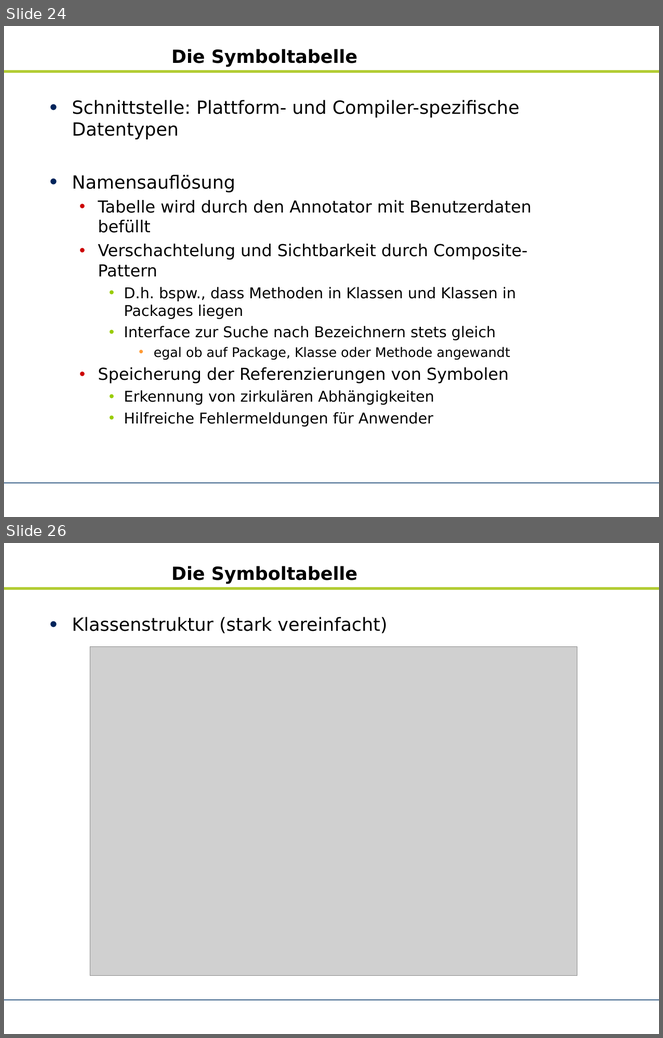
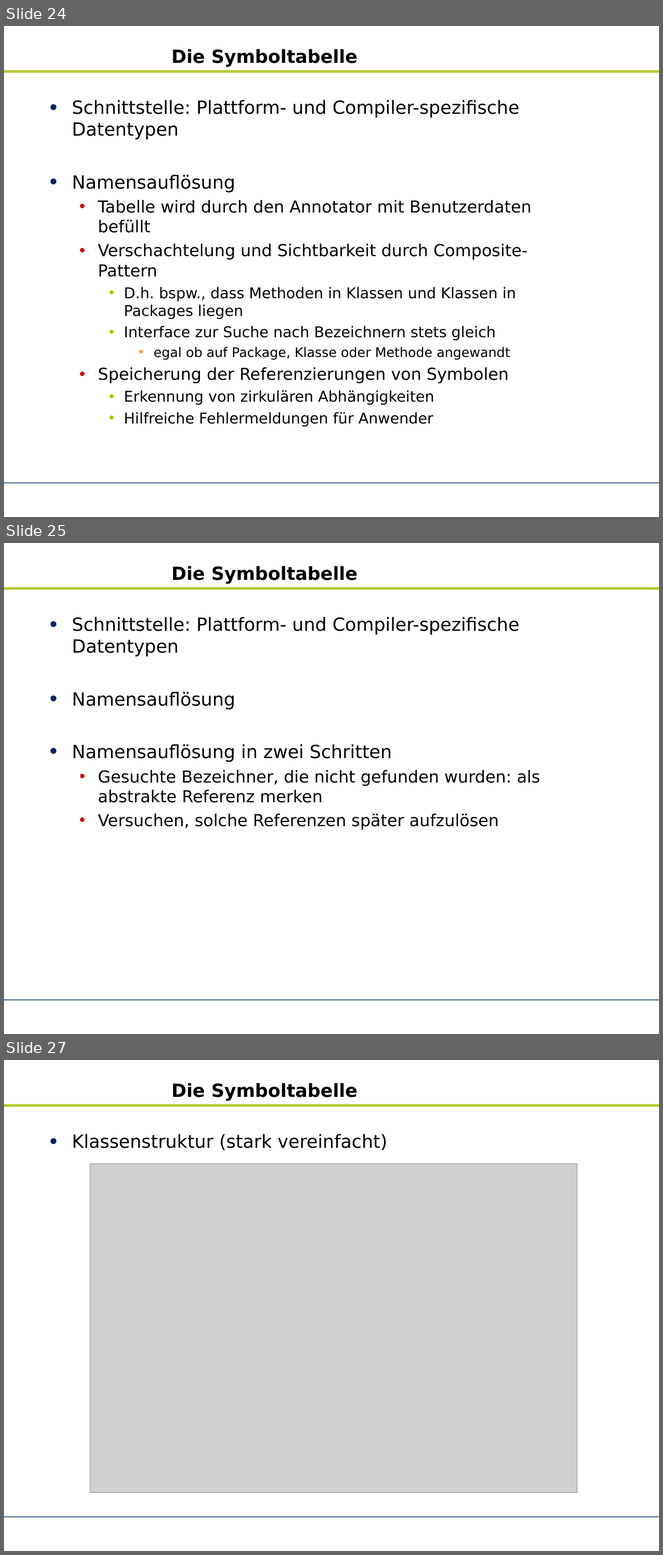
Before and after one commit to zhongxinhua/sose10-swp-uebersetzerbau, a slide deck: trunk/dokumentation/rk-kundenpraesentation/rk-kundenpraesentation.odp. Shown one above the other, each under a label of ours: slides 24 and 26 before the commit, slides 24, 25 and 27 after it; the slides between them are not shown. The pictures are 663x1038 and 663x1555 pixels, drawn with LibreOffice and Linux fonts; fonts in the diff are those of the drawing; grey boxes stand for pictures; background and template pictures are left out. Boxes give left, top, right and bottom in pixels: in the first picture for what was removed or moved away, otherwise in the second. Text is boxed around its words. In the diff, an @@ line names an element or a change of style, - is before the commit and + after.

```diff
--- a/trunk/dokumentation/rk-kundenpraesentation/rk-kundenpraesentation.odp
+++ b/trunk/dokumentation/rk-kundenpraesentation/rk-kundenpraesentation.odp
@@ slide 25 added at [4,543,659,1034], background #FFFFFF; not listed: 2 template elements that a slide beside it also shows @@
@@ title added at [171,566,358,584], 22 pt, text #000000, bold @@
+Die Symboltabelle
@@ text added at [72,617,541,830], 20 pt, text #000000 @@
+• Schnittstelle: Plattform- und Compiler-spezifische Datentypen
+• Namensauflösung
+• Namensauflösung in zwei Schritten
+  • Gesuchte Bezeichner, die nicht gefunden wurden: als abstrakte Referenz merken
+  • Versuchen, solche Referenzen später aufzulösen
@@ what was slide 26 is now slide 27 @@
```
Also in this commit, not shown: 3 slides changed, 2 other slides added, 1 slide removed, 1 other file.
